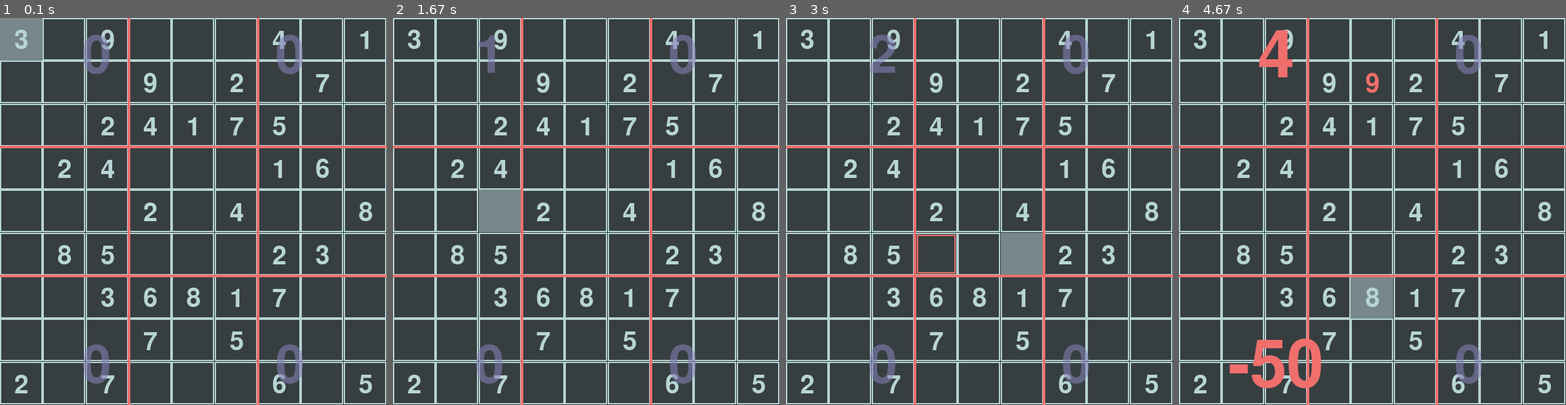
Above: before the commit, frames 1-4 (left to right).
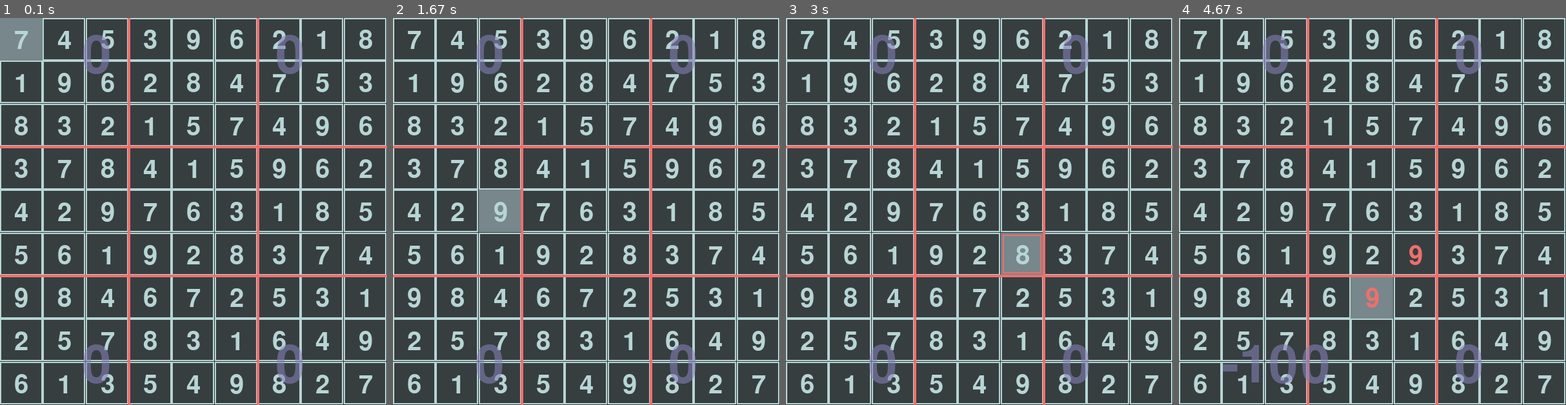
Above: after the commit, the same moments.

Repository: leifer98/soduko-python
Game: pygame game, started from soduko.py
Same seed, same stepped clock (60 frames per second), same inputs: the game is played once before the commit and once after it.
Inputs (mouse positions are in pixels of both pictures, inside the frame that each line leads up to):
- Up to frame 1 (0.1 s): no input
- Up to frame 2 (1.67 s): hold Right 0.33-0.8 s; move the mouse to (571, 226) at 0.37 s; hold Up 0.83-1.13 s; move the mouse to (710, 199) at 0.87 s; hold Right 1.17-1.63 s; move the mouse to (493, 215) at 1.2 s
- Up to frame 3 (3 s): click (859, 304) at 1.72 s; hold 0 2-2.53 s; hold Left 2-2.53 s; click (1037, 76) at 2.08 s; hold Left from 2.57 s (still down); click (1025, 246) at 2.65 s
- Up to frame 4 (4.67 s): release Left at 3.1 s; hold Down 3.13-3.43 s; click (1271, 68) at 3.22 s; hold Left 3.47-3.87 s; click (1380, 79) at 3.55 s; tap 9 at 3.62, 4.45 s; hold Up 3.9-4.27 s; click (1279, 134) at 3.98 s; hold Right from 4.3 s (still down); click (1353, 312) at 4.38 s

The runs differ from the first frame. In frame 1, 7.0% of the frame differs, in the area x 3-97%, y 3-98%; in frame 2, 7.4%; in frame 3, 7.5%; in frame 4, 9.6%.

Commit message:
added sodukoes, hided some syntax and starting to add pause

Diff:
--- a/soduko.py
+++ b/soduko.py
@@ -10,7 +10,7 @@
 black, white, red, green, blue, gray = (55, 62, 64), (183, 213, 212), (239, 111, 108), (63, 125, 32), (131, 128, 182), (119, 135, 139)
 reverted, solved = [], []
 score, delay, winloss, = 0, 0, True
-player, score2 = False, 0
+player, score2, pause = False, 0, False
 # hard
 # matrix = [[7,0,6,0,0,0,0,8,0],
 #           [0,0,2,1,0,0,0,0,6],
@@ -41,15 +41,60 @@
 #           [0,0,0,0,0,3,0,5,0],
 #           [3,4,0,9,1,0,0,8,0]]
 # easy
-matrix = [[3,0,9,0,0,0,4,0,1],
-          [0,0,0,9,0,2,0,7,0],
-          [0,0,2,4,1,7,5,0,0],
-          [0,2,4,0,0,0,1,6,0],
-          [0,0,0,2,0,4,0,0,8],
-          [0,8,5,0,0,0,2,3,0],
-          [0,0,3,6,8,1,7,0,0],
-          [0,0,0,7,0,5,0,0,0],
-          [2,0,7,0,0,0,6,0,5]]
+# matrix = [[3,0,9,0,0,0,4,0,1],
+#           [0,0,0,9,0,2,0,7,0],
+#           [0,0,2,4,1,7,5,0,0],
+#           [0,2,4,0,0,0,1,6,0],
+#           [0,0,0,2,0,4,0,0,8],
+#           [0,8,5,0,0,0,2,3,0],
+#           [0,0,3,6,8,1,7,0,0],
+#           [0,0,0,7,0,5,0,0,0],
+#           [2,0,7,0,0,0,6,0,5]]
+# matrix = [[0, 0, 8, 9, 2, 0, 3, 0, 0],
+#          [9, 4, 0, 0, 5, 0, 0, 2, 0],
+#          [6, 0, 2, 0, 0, 0, 8, 0, 0],
+#          [0, 0, 0, 0, 0, 8, 9, 0, 3],
+#          [5, 1, 0, 3, 4, 0, 6, 8, 0],
+#          [3, 8, 6, 1, 0, 7, 0, 0, 4],
+#          [0, 3, 0, 0, 8, 0, 0, 0, 0],
+#          [8, 9, 5, 0, 3, 4, 0, 6, 0],
+#          [0, 0, 7, 2, 0, 0, 5, 3, 0]]
+# matrix = [[0, 0, 0, 0, 0, 0, 9, 8, 4],
+#         [4, 0, 0, 8, 0, 0, 2, 5, 0],
+#         [0, 8, 0, 0, 4, 9, 0, 0, 3],
+#         [9, 0, 6, 1, 5, 7, 8, 0, 2],
+#         [0, 0, 0, 0, 0, 0, 0, 4, 0],
+#         [0, 0, 0, 0, 8, 0, 1, 9, 6],
+#         [0, 3, 4, 9, 2, 8, 5, 6, 0],
+#         [6, 0, 2, 0, 1, 5, 3, 7, 0],
+#         [0, 0, 5, 0, 6, 0, 0, 0, 0]]
+# matrix = [[0, 4, 6, 1, 5, 0, 0, 0, 2],
+#         [0, 0, 0, 0, 0, 0, 0, 7, 5],
+#         [5, 7, 0, 2, 0, 0, 0, 1, 6],
+#         [3, 0, 0, 6, 7, 2, 8, 0, 0],
+#         [4, 0, 9, 8, 3, 0, 5, 2, 0],
+#         [2, 0, 0, 5, 4, 0, 1, 0, 0],
+#         [0, 0, 2, 0, 1, 5, 0, 0, 0],
+#         [8, 1, 0, 7, 6, 0, 0, 4, 0],
+#         [0, 0, 4, 0, 2, 0, 6, 0, 0]]
+# matrix = [[0, 0, 0, 5, 6, 0, 0, 1, 9],
+#         [9, 0, 0, 0, 0, 0, 6, 3, 0],
+#         [0, 0, 8, 0, 0, 3, 0, 0, 0],
+#         [0, 0, 9, 8, 3, 0, 4, 0, 0],
+#         [5, 0, 4, 7, 0, 6, 0, 0, 0],
+#         [6, 0, 0, 0, 0, 0, 0, 0, 1],
+#         [2, 3, 0, 6, 0, 9, 1, 4, 8],
+#         [8, 7, 0, 0, 0, 0, 0, 0, 5],
+#         [4, 9, 0, 2, 8, 5, 7, 6, 0]]
+matrix = [[0, 0, 5, 0, 0, 0, 2, 1, 0],
+            [1, 9, 6, 2, 8, 4, 7, 5, 3],
+            [0, 3, 0, 1, 5, 0, 4, 0, 6],
+            [3, 0, 8, 0, 0, 5, 0, 0, 0],
+            [4, 0, 0, 0, 6, 3, 0, 0, 0],
+            [5, 0, 1, 9, 2, 0, 3, 7, 4],
+            [0, 0, 0, 0, 0, 2, 5, 0, 0],
+            [0, 5, 0, 0, 3, 0, 6, 0, 0],
+            [0, 1, 3, 0, 4, 0, 0, 0, 0]]
 
 def upside(matrix):
     opp = []
@@ -59,8 +104,6 @@
             temp += [matrix[y][x]]
         opp = opp + [temp]
     return opp
-
-
 
 def text_objects(text, font, color):
     textSurface = font.render(text, True, color)
@@ -95,7 +138,6 @@
     if value > 19:
         value = value - 10
     elif value > 9:
-        # print(value, (posX,posY))
         pygame.draw.rect(surface, red, (posX * width / 9 + 3, posY * height / 9 + 3, width / 9 - 6, height / 9 - 6),
                      2)
         pressed = pygame.key.get_pressed()
@@ -304,7 +346,7 @@
             if reverted[posX+1][posY] == 0:
                 value = value - 10
                 matrix[posX+1][posY] = matrix[posX+1][posY] + 20
-        elif pressed[pygame.K_SPACE] or pressed[pygame.K_0] or pressed[pygame.K_KP0] or pressed[pygame.K_DELETE] or pressed[pygame.K_BACKSPACE] :
+        elif pressed[pygame.K_0] or pressed[pygame.K_KP0] or pressed[pygame.K_DELETE] or pressed[pygame.K_BACKSPACE] :
             value -= 10
 
     return value
@@ -387,14 +429,15 @@
     textRect2.center = (width - width / 4, width / 10)
     surface.blit(textSurf2, textRect2)
 
-
-
-
 def loop():
+    global start_ticks, pause
     for event in pygame.event.get():
         if event.type == pygame.QUIT:
             pygame.quit()
             quit()
+        if event.type == pygame.KEYDOWN:
+            pause = not pause
+            start_ticks = pygame.time.get_ticks()
 
     surface.fill(black)
     for i in range(9):
@@ -456,7 +499,7 @@
 solve(matrix,0,0)
 solved = copy.deepcopy(matrix)
 # comment to see the solved version
-matrix = copy.deepcopy(reverted)
+# matrix = copy.deepcopy(reverted)
 while True:
     loop()
 
--- a/soduo-maker.py
+++ b/soduo-maker.py
@@ -1,22 +1,23 @@
-print('type here:')
-a = list(input())
-list = [[7,0,6,0,0,0,0,8,0],
-          [0,0,2,1,0,0,0,0,6],
-          [0,0,0,0,0,0,0,0,7],
-          [0,9,0,0,0,0,3,5,0],
-          [8,0,0,5,0,0,0,0,0],
-          [0,1,0,0,2,0,0,0,0],
-          [0,0,0,2,7,6,0,0,0],
-          [0,0,0,0,0,1,8,0,9],
-          [0,0,0,0,0,8,4,0,0]]
-
-for i in range(0,9):
-    for j in range(0,9):
-        print(i,j,  int(i*9 + j))
-        # print(list[i])
-        # list[i].append(int(a[x]))
-        list[i][j] = int(a[(int(i*9 + j))])
-# list[5].append(3)
-# list[6].append(3)
-print(a)
-print(list)
+while True:
+    print('type here:')
+    a = list(input())
+    list1 = [[0,0,0,0,0,0,0,0,0],
+              [0,0,0,0,0,0,0,0,0],
+              [0,0,0,0,0,0,0,0,0],
+              [0,0,0,0,0,0,0,0,0],
+              [0,0,0,0,0,0,0,0,0],
+              [0,0,0,0,0,0,0,0,0],
+              [0,0,0,0,0,0,0,0,0],
+              [0,0,0,0,0,0,0,0,0],
+              [0,0,0,0,0,0,0,0,0]]
+    x = 0
+    print('[', end='')
+    for i in range(9):
+        for j in range(9):
+            list1[i][j] = int(a[x])
+            x += 1
+    for x in list1:
+        if list1[8] is x:
+            print(x, end='] \n')
+        else:
+            print(x, end=', \n')
